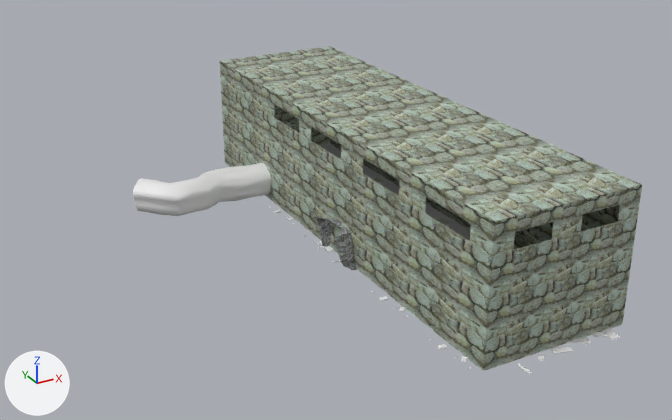
An edit to the Blender file data/levels/cages/cages.blend, drawn before and after from the same camera.
The view is the same before and after, from a 50 mm camera at (-228.0, -388.0, 222.0) aimed at (-10.0, 9.0, 24.0). Lighting does not change. The marker at lower left points along +X, +Y and +Z.

In view in the first picture: 'Ground', 'NaturalRockSide', 'Walls', 'Walls.001'.
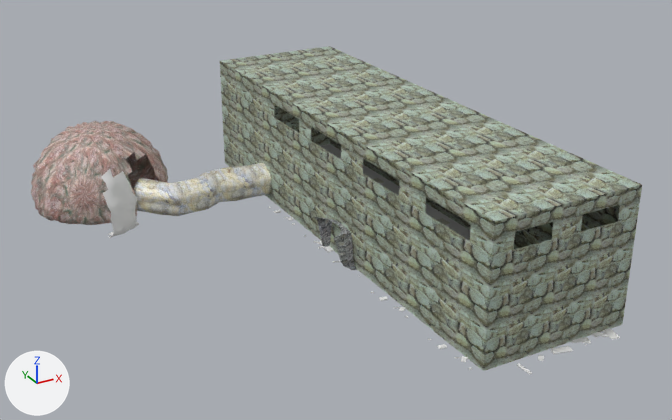
Scene script edits in JSON lines:
```json
{"op": "add", "block": "img_023roche_jpg", "code": ["img_023roche_jpg = load_image('023roche.jpg', '../../textures/023roche.jpg', 512, 512, 'Non-Color')"]}
{"op": "add", "block": "img_flesh049_jpg_001", "code": ["img_flesh049_jpg_001 = load_image('flesh049.jpg.001', '../../textures/flesh049.jpg', 512, 512, 'Non-Color')"]}
{"op": "add", "block": "mat_023roche_jpg", "code": ["mat_023roche_jpg = principled_material('023roche.jpg')", "mat_023roche_jpg.texture = img_023roche_jpg"]}
{"op": "add", "block": "mat_flesh049_jpg_001", "code": ["mat_flesh049_jpg_001 = principled_material('flesh049.jpg.001')", "mat_flesh049_jpg_001.texture = img_flesh049_jpg_001"]}
{"block": "me_meshwalls_001", "where": "me_meshwalls_001.from_pydata(...)  # 304 vertices, 304 faces; spans x -78.5..-11.4, y 49.4..66.3, z 0.6..21.5"}
{"block": "me_meshwalls_001", "where": "# used by ob_walls_001; location = (2.7, -15.4, 0.0); scale = (1.2, 2.0, 1.0)"}
{"block": "me_meshwalls_001", "change": "me_meshwalls_001 part 1: texture (UV) coordinates changed"}
{"op": "add", "block": "me_meshwalls_001", "code": "me_meshwalls_001.materials.append(mat_023roche_jpg)  # picture img_023roche_jpg"}
{"op": "add", "block": "me_meshlair", "code": ["me_meshlair = bpy.data.meshes.new('MeshLair')", "me_meshlair.from_pydata(...)  # 1477 vertices, 1453 faces; spans x -40.8..40.6, y -40.6..40.4, z -42.7..7.9", "me_meshlair.polygons.foreach_set('use_smooth', [True] * 1453)", "me_meshlair.materials.append(mat_flesh049_jpg_001)  # picture img_flesh049_jpg_001"]}
{"op": "add", "block": "me_land_7", "code": ["me_land_7 = bpy.data.meshes.new('Land_7')", "me_land_7.from_pydata(...)  # 107 vertices, 83 faces; spans x 7.3..27.8, y -38.9..-22.2, z -41.5..-3.8", "me_land_7.polygons.foreach_set('use_smooth', [True] * 83)"]}
{"op": "add", "block": "ob_lair", "code": ["ob_lair = bpy.data.objects.new('Lair', me_meshlair)", "ob_lair.location = (-100.3, 139.9, 40.2)"]}
{"op": "add", "block": "ob_plane_003", "code": ["ob_plane_003 = bpy.data.objects.new('Plane.003', me_land_7)", "ob_plane_003.location = (-120.3, 119.9, 40.2)"]}
```

Boxes (x1, y1, x2, y2) around the edits, measured in the pictures (672 x 420 px):
```json
{"object": "Lair", "change": "added", "after": [31, 121, 168, 225]}
{"object": "Walls.001", "change": "recoloured, surface changed", "before": [133, 163, 271, 216], "after": [133, 163, 271, 216], "on screen": "white to grey"}
{"object": "Plane.003", "change": "added", "after": [101, 169, 139, 238]}
```
